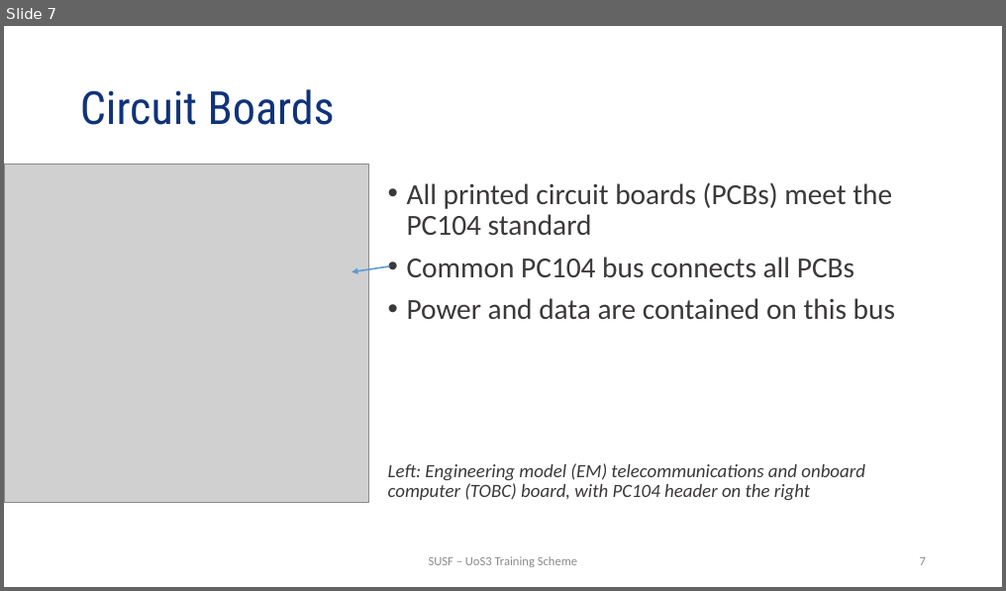
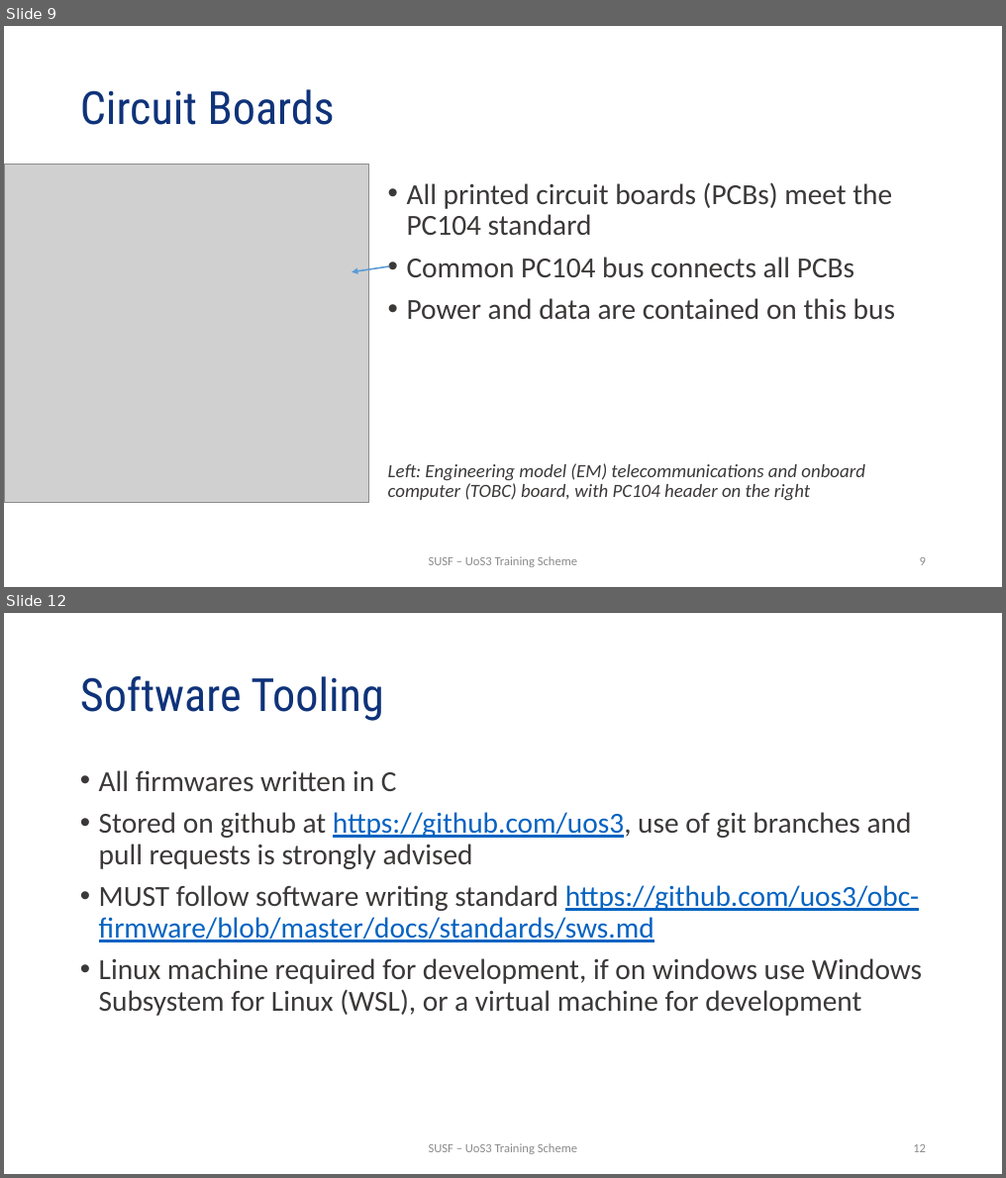
Before and after one commit to uos3/training-scheme, a slide deck: platform/UTS_SystemOverview.pptx. Shown one above the other, each under a label of ours: slide 7 before the commit, slides 9 and 12 after it; the slides between them are not shown. The pictures are 1006x591 and 1006x1178 pixels, drawn with LibreOffice and Linux fonts; fonts in the diff are those of the drawing; grey boxes stand for pictures; background and template pictures are left out. Boxes give left, top, right and bottom in pixels: in the first picture for what was removed or moved away, otherwise in the second. Text is boxed around its words. In the diff, an @@ line names an element or a change of style, - is before the commit and + after.

```diff
--- a/platform/UTS_SystemOverview.pptx
+++ b/platform/UTS_SystemOverview.pptx
@@ slide 12 added at (x1=4, y1=613, x2=1002, y2=1174), background #FFFFFF @@
@@ title added at (x1=80, y1=676, x2=383, y2=721), 44 pt, text #0F337A @@
+Software Tooling
@@ text added at (x1=99, y1=770, x2=922, y2=1016), 28 pt, text #3B3838 @@
+• All firmwares written in C
+• Stored on github at https://github.com/uos3, use of git branches and pull requests is strongly advised
+• MUST follow software writing standard https://github.com/uos3/obc-firmware/blob/master/docs/standards/sws.md
+• Linux machine required for development, if on windows use Windows Subsystem for Linux (WSL), or a virtual machine for development
@@ text added at (x1=429, y1=1144, x2=577, y2=1155), 12 pt, text #8C8C8C @@
+SUSF – UoS3 Training Scheme
@@ page number added at (x1=913, y1=1145, x2=926, y2=1153), 12 pt, text #8C8C8C @@
+12
@@ what was slide 7 is now slide 9 @@
@@ page number at (x1=920, y1=558, x2=926, y2=566): text changed @@
-7
+9
```
Also in this commit, not shown: 5 other slides added.
